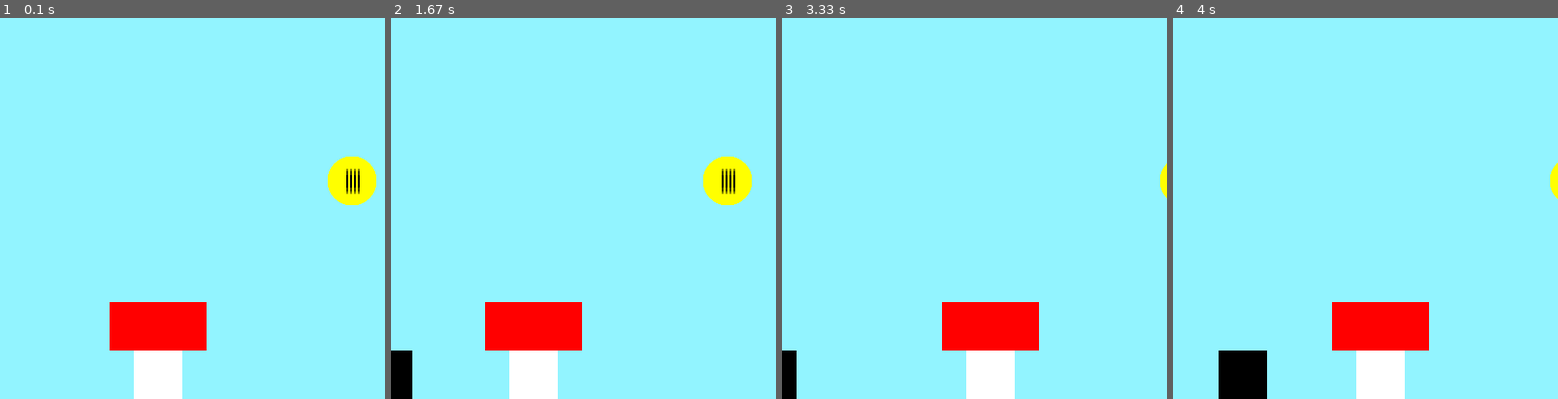
Above: before the commit, frames 1-4 (left to right).
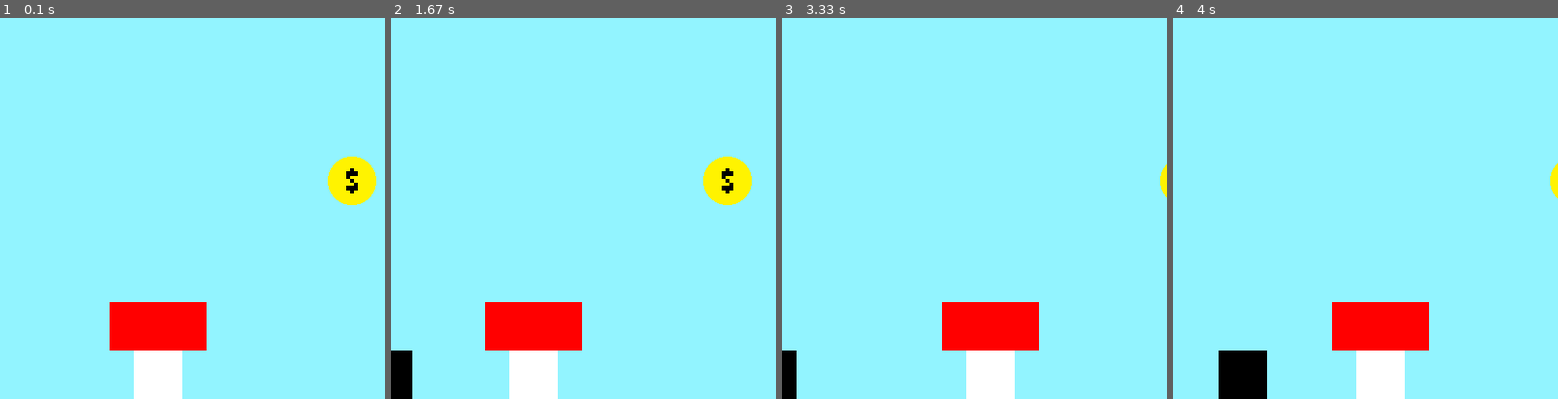
Above: after the commit, the same moments.

Repository: Jobjob321/Pygame-Platformer
Game: pygame game, started from main.py
Same seed, same stepped clock (60 frames per second), same inputs: the game is played once before the commit and once after it.
Inputs:
- Up to frame 1 (0.1 s): no input
- Up to frame 2 (1.67 s): hold Right 0.33-0.8 s; hold Right 0.83-1.3 s; hold Left from 1.33 s (still down)
- Up to frame 3 (3.33 s): release Left at 1.87 s; hold Left 1.9-2.3 s; hold Right 2.33-2.97 s; hold Left from 3 s (still down)
- Up to frame 4 (4 s): release Left at 3.47 s; hold Right 3.5-3.97 s
The pictures show only the part of the screen within x 50-100%, y 50-100%; the shares and areas given below are measured in that part.

The runs differ from the first frame. In frame 1, 0.2% of the frame differs, in the area x 85-98%, y 36-50%; in frame 2, 0.2%; in frame 3, less than 0.1%; in frame 4, less than 0.1%.

Commit message:
Changed Coin image

Diff:
--- a/main.py
+++ b/main.py
@@ -29,11 +29,15 @@
 
 player = Player()
 #objects
-objects = [Object(50,700,50,50, (0,0,0)), Object(500, 750, 50, 50, (255,255,255)), Object(475, 700, 100, 50, (255,0,0))]
-objects.append(Object(1000,700,50,100, (255,255,255)))
+objects = [
+    Object(50,700,50,50, (0,0,0)),
+    Object(500, 750, 50, 50, (255,255,255)),
+    Object(475, 700, 100, 50, (255,0,0)),
+    Object(1000,700,50,100, (255,255,255))
+]
 
 coins = [Coin(700, 550), Coin(900, 700)]
-coinimage = pygame.image.load("imgs/Coin.png")
+coinimage = pygame.image.load("imgs/Coin.png").convert_alpha()
 coinamount = 0
 while Running:
     clock.tick(144)
Binary file changed: imgs/Coin.png
